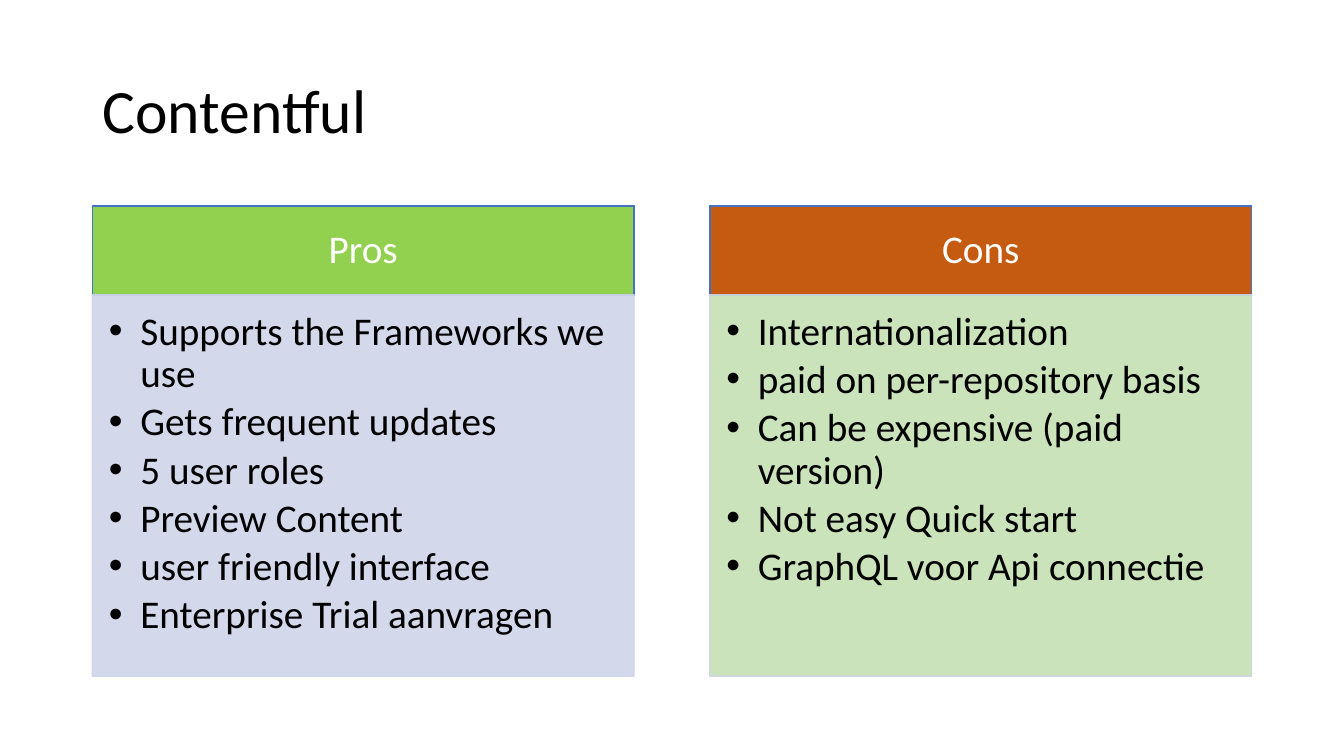
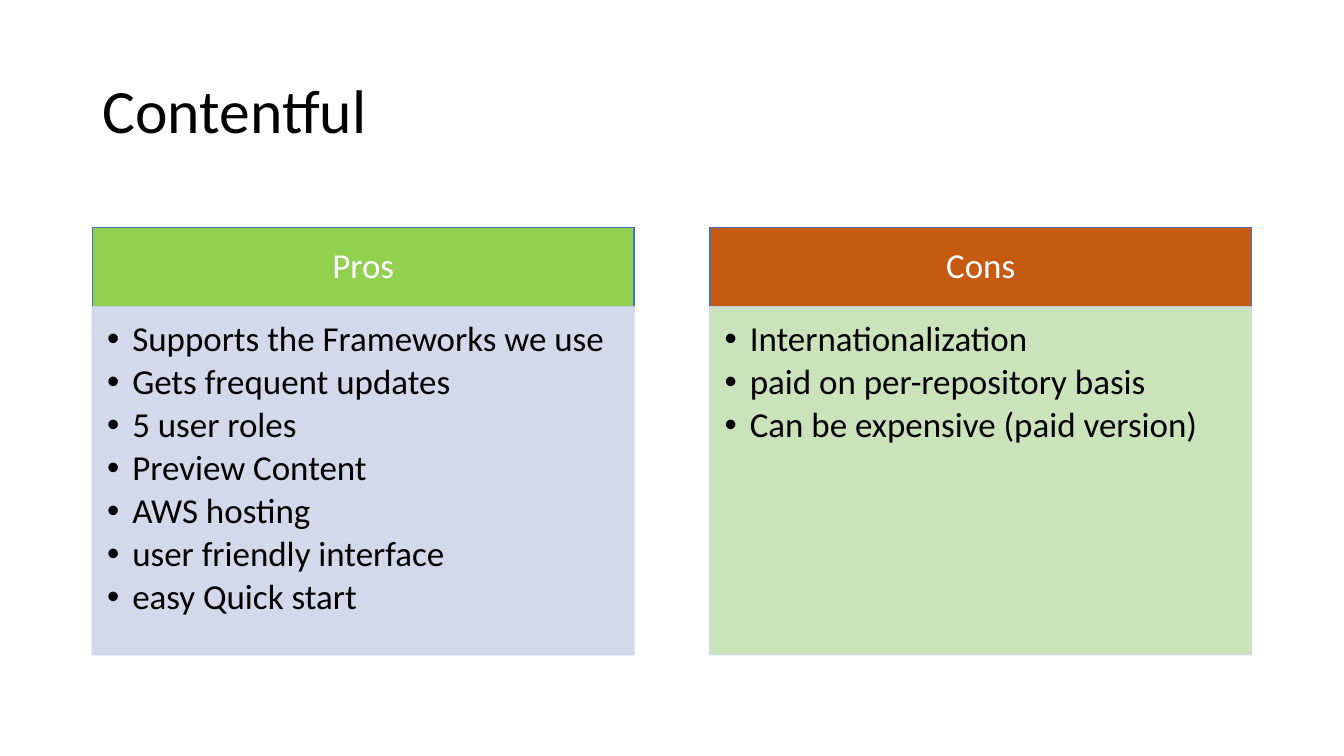
Before and after one commit to mohammedOulad/Bloomup, a slide deck: slide 6 of Headless CMS.pptx. Drawn at 1344x756 pixels with LibreOffice and Linux fonts; fonts in the diff are those of the drawing. Boxes give left, top, right and bottom in pixels: in the first picture for what was removed or moved away, otherwise in the second. Text is boxed around its words. In the diff, an @@ line names an element or a change of style, - is before the commit and + after.

```diff
--- a/Headless CMS.pptx
+++ b/Headless CMS.pptx
@@ text "Pros": place and size @@
-text "Pros" at bbox=[329, 238, 398, 264]
+text "Pros" at bbox=[332, 255, 394, 278]
@@ text "Pros" at bbox=[332, 255, 394, 278]: size 28 to 25 pt; less space between paragraphs @@
@@ rectangle: place and size @@
-rectangle at bbox=[93, 206, 634, 294]
+rectangle at bbox=[93, 228, 634, 308]
@@ text "Cons" at bbox=[946, 255, 1015, 279]: size 28 to 25 pt; less space between paragraphs @@
@@ text "Cons": place and size @@
-text "Cons" at bbox=[942, 237, 1019, 264]
+text "Cons" at bbox=[946, 255, 1015, 279]
@@ rectangle: place and size @@
-rectangle at bbox=[710, 206, 1251, 294]
+rectangle at bbox=[710, 228, 1251, 308]
@@ text "Supports the Frameworks we use": place and size @@
-text "Supports the Frameworks we use" at bbox=[140, 317, 604, 635]
+text "Supports the Frameworks we use" at bbox=[132, 326, 603, 615]
@@ rectangle: place and size @@
-rectangle at bbox=[93, 295, 634, 677]
+rectangle at bbox=[93, 307, 634, 654]
@@ text at bbox=[132, 326, 603, 572]: size 28 to 25 pt in "Supports the Frameworks we use", "Gets frequent updates", "5 user roles", "Preview Content" and 1 more places; indent changed @@
@@ rectangle: place and size @@
-rectangle at bbox=[710, 295, 1251, 677]
+rectangle at bbox=[710, 307, 1251, 654]
@@ text "Internationalization": place and size @@
-text "Internationalization" at bbox=[758, 317, 1204, 587]
+text "Internationalization" at bbox=[750, 326, 1197, 443]
@@ text "Internationalization" at bbox=[750, 326, 1197, 443]: size 28 to 25 pt; indent changed @@
@@ text at bbox=[132, 498, 310, 529]: paragraph added @@
+  • AWS hosting
@@ text at bbox=[758, 504, 1204, 587]: paragraphs removed @@
-  • Not easy Quick start
-  • GraphQL voor Api connectie
@@ text at bbox=[132, 584, 357, 615]: text changed; size 28 to 25 pt @@
-  • Enterprise Trial aanvragen
+  • easy Quick start
```
Also in this commit, not shown: 4 other slides changed, 1 slide added, 1 slide removed, 6 other files.
